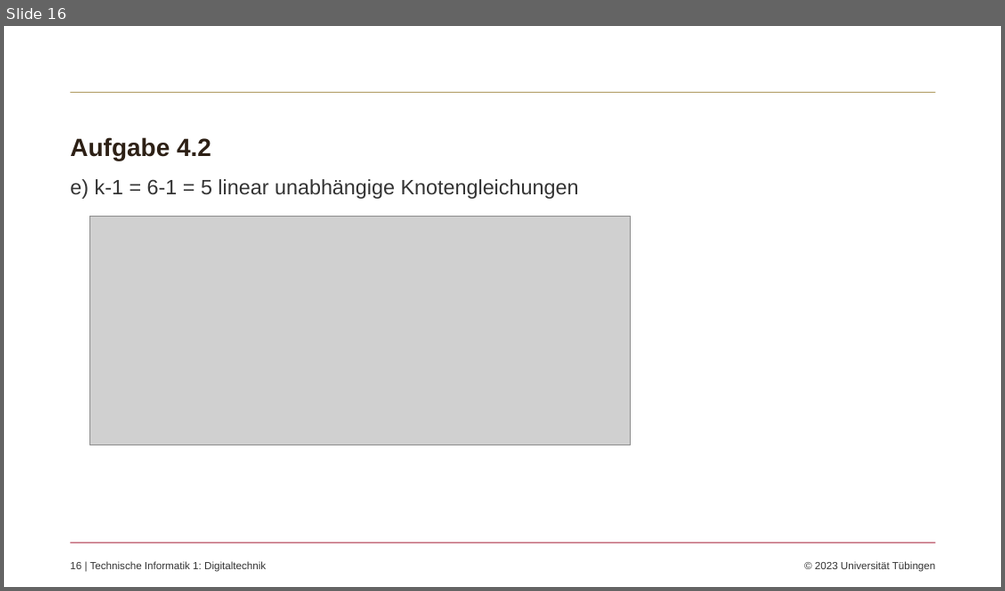
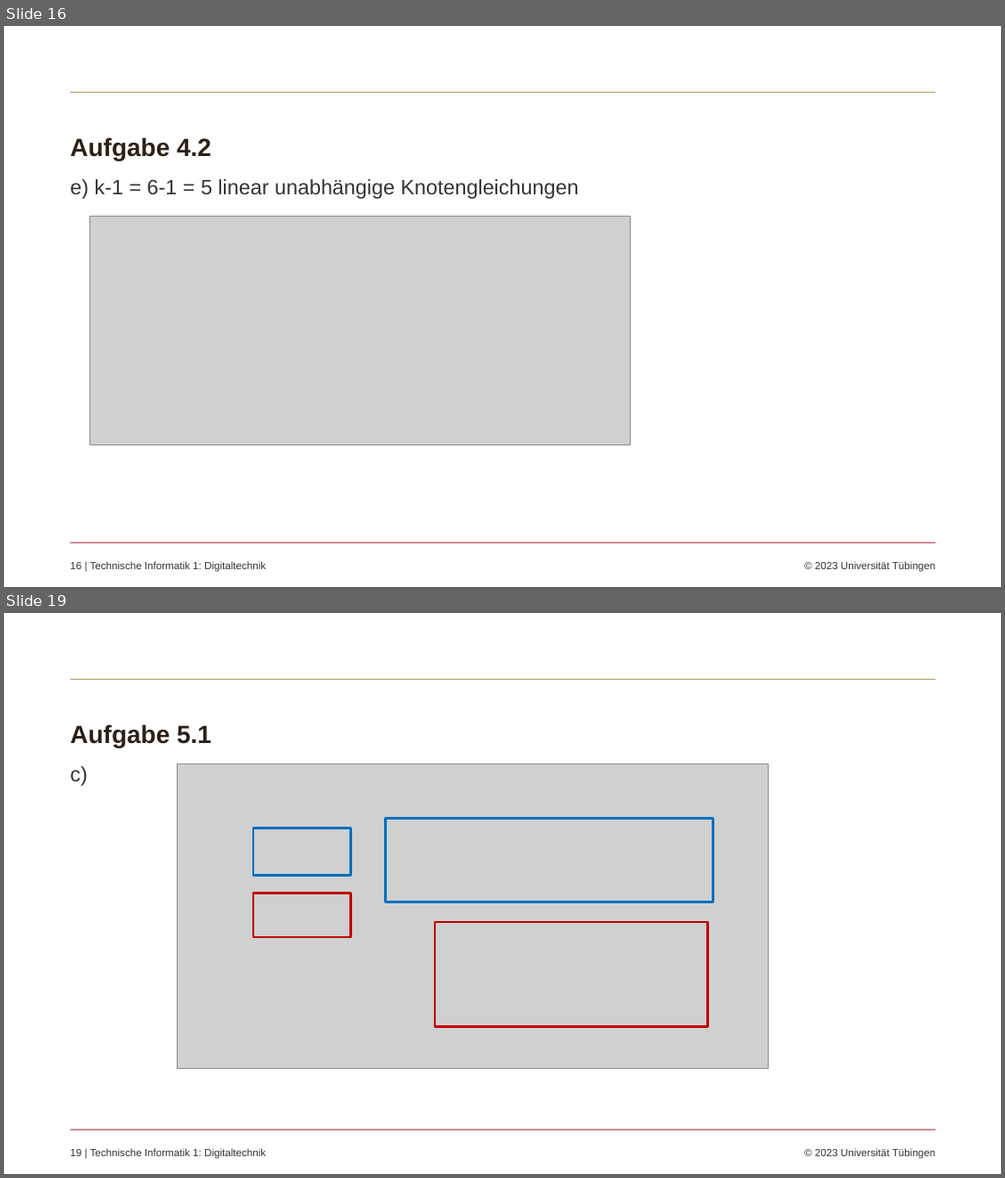
Before and after one commit to koennixer/Probeklausur, a slide deck: Probeklausur.pptx. Shown one above the other, each under a label of ours: slide 16 before the commit, slides 16 and 19 after it; the slides between them are not shown. The pictures are 1005x591 and 1005x1178 pixels, drawn with LibreOffice and Linux fonts; fonts in the diff are those of the drawing; grey boxes stand for pictures; background and template pictures are left out. Boxes give left, top, right and bottom in pixels: in the first picture for what was removed or moved away, otherwise in the second. Text is boxed around its words. In the diff, an @@ line names an element or a change of style, - is before the commit and + after.

Commit message:
Aufgabe 5.1

```diff
--- a/Probeklausur.pptx
+++ b/Probeklausur.pptx
@@ slide 19 added at <box>4,613,1001,1174</box>, background #FFFFFF; not listed: 3 template elements that a slide beside it also shows @@
@@ title added at <box>70,724,211,747</box>, 24 pt, text #2D2015, bold @@
+Aufgabe 5.1
@@ text added at <box>70,766,87,786</box>, 20 pt, text #333333 @@
+c)
@@ picture added at <box>177,763,768,1068</box> @@
@@ rectangle added at <box>386,818,713,901</box>, outline #0070C0 2.25 pt @@
@@ rectangle added at <box>253,828,351,876</box>, outline #0070C0 2.25 pt @@
@@ rectangle added at <box>253,893,351,938</box>, outline #C00000 2.25 pt @@
@@ rectangle added at <box>435,922,707,1027</box>, outline #C00000 2.25 pt @@
```
Also in this commit, not shown: 1 other slide added.
